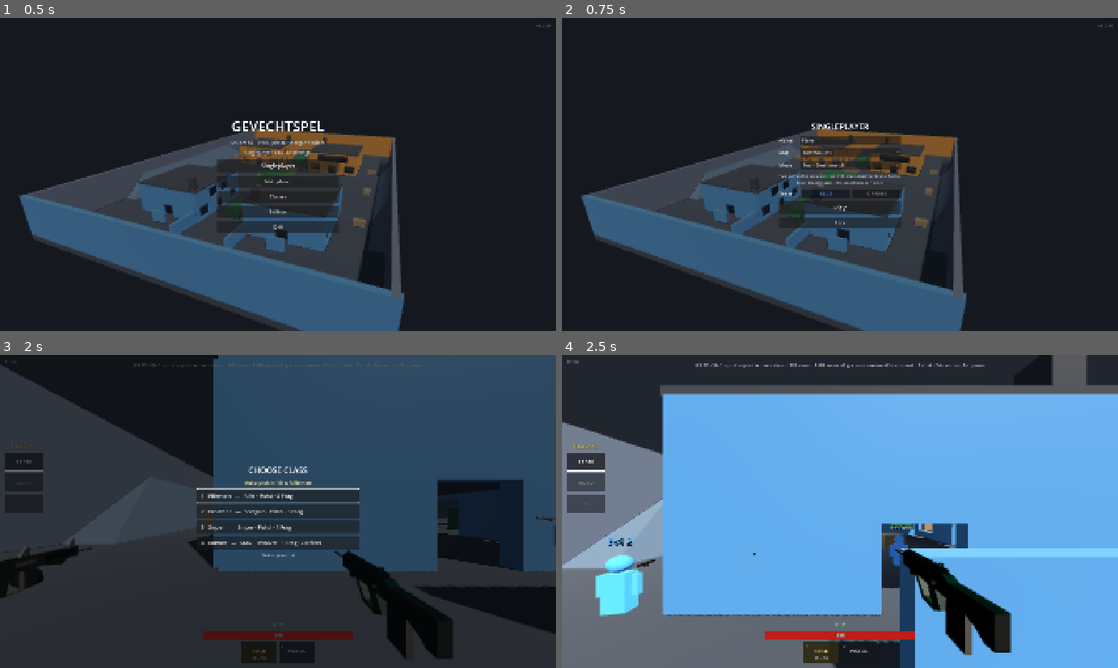
Above: before the commit, frames 1-4 (two rows, left to right).
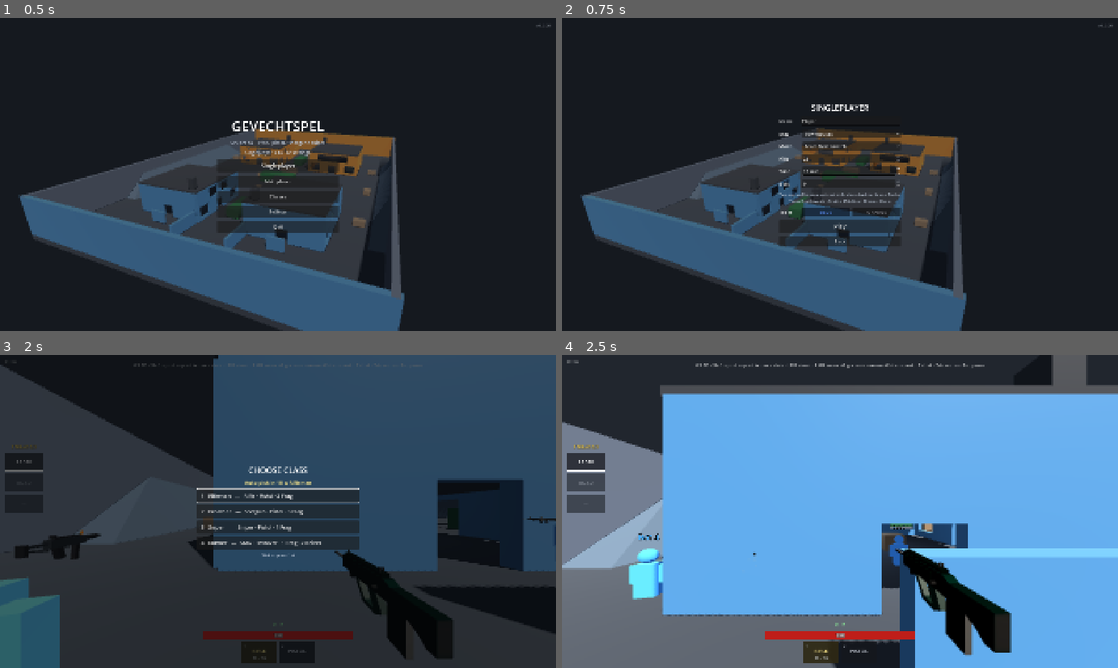
Above: after the commit, the same moments.

Repository: MezzoSplash/gevechtspel2
Game: Godot game, scene res://scenes/main.tscn
Two runs of this game, one before a commit and one after it. Both use one fixed random seed, a clock stepped at 60 frames per second and the inputs below. Sound files missing from this copy of the repository are replaced by a short silence.
Inputs (mouse positions are in pixels of both pictures, inside the frame that each line leads up to):
- Up to frame 1 (0.5 s): no input
- Up to frame 2 (0.75 s): click "Singleplayer" at 0.5 s
- Up to frame 3 (2 s): click "Play" at 1.25 s
- Up to frame 4 (2.5 s): tap Enter (use_streak) at 2 s; move the mouse to (962, 495) at 2.02 s; hold D (move_right) from 2.03 s (still down); hold T (chat) from 2.03 s (still down); click (962, 495) at 2.17 s; tap Space (jump) at 2.27 s

Frame 1 is identical in both runs. In frame 2, 3.9% of the frame differs, in the area x 38-62%, y 27-73%; in frame 3, 3.9%, in the area x 0-100%, y 51-100%; in frame 4, 2.0%.

Commit message:
Add kill limit, round time and bot count next to map/mode.
Solo and host pick 5–50 kills, 1–20 minutes and 0–16 bots; the menu remembers them. NET_VERSION 0.2.22 so joiners get the live clock and frag limit.

Diff:
--- a/scripts/hud.gd
+++ b/scripts/hud.gd
@@ -993,7 +993,7 @@
 		_standing.text = "FREE FOR ALL"
 		return
 	var lead := "  ·  leader %d" % best if place > 1 else ("  ·  leading" if mine > 0 else "")
-	_standing.text = "%s  ·  %d / %d kills%s" % [_ordinal(place), mine, Game.FFA_WIN_KILLS, lead]
+	_standing.text = "%s  ·  %d / %d kills%s" % [_ordinal(place), mine, Game.win_kills(), lead]
 	_standing.add_theme_color_override(
 		"font_color", Player.SELF_COLOR if place == 1 and mine > 0 else Color(0.92, 0.93, 0.95)
 	)
@@ -1021,9 +1021,11 @@
 
 	var ffa := Game.is_ffa()
 	var totals := Label.new()
-	totals.text = "BLUE %d    ORANGE %d" % [Game.get_team_kills(Game.TEAM_A), Game.get_team_kills(Game.TEAM_B)]
+	totals.text = "BLUE %d    ORANGE %d  ·  first to %d" % [
+		Game.get_team_kills(Game.TEAM_A), Game.get_team_kills(Game.TEAM_B), Game.win_kills()
+	]
 	if ffa:
-		totals.text = "FREE FOR ALL  ·  first to %d" % Game.FFA_WIN_KILLS
+		totals.text = "FREE FOR ALL  ·  first to %d" % Game.win_kills()
 	totals.add_theme_font_size_override("font_size", 22)
 	totals.horizontal_alignment = HORIZONTAL_ALIGNMENT_CENTER
 	scoreboard_container.add_child(totals)
--- a/scripts/main.gd
+++ b/scripts/main.gd
@@ -43,6 +43,15 @@
 	# Menu backdrop: the map you played last (or the one the server CLI asks for).
 	Game.map_id = args.map if args.map != &"" else Game.last_map
 	Game.mode = int(args.mode) if int(args.mode) >= 0 else Game.last_mode
+	if int(args.kills) >= 0:
+		Game.last_kills = clampi(int(args.kills), Game.KILLS_MIN, Game.KILLS_MAX)
+	if int(args.time_min) >= 0:
+		Game.last_time_min = clampi(int(args.time_min), Game.TIME_MIN_MINUTES, Game.TIME_MAX_MINUTES)
+	if int(args.bots) >= 0:
+		Game.last_bots = clampi(int(args.bots), 0, Game.BOT_COUNT_MAX)
+	Game.kill_limit = Game.last_kills
+	Game.round_time = float(Game.last_time_min * 60)
+	Game.bot_count = Game.last_bots
 	_load_map(Game.map_id, false)
 	if has_node("MenuCamera"):
 		$MenuCamera.current = true
@@ -210,7 +219,7 @@
 
 
 func _parse_args() -> Dictionary:
-	var out := {"server": false, "port": Game.DEFAULT_PORT, "connect": "", "name": "", "map": &"", "mode": -1}
+	var out := {"server": false, "port": Game.DEFAULT_PORT, "connect": "", "name": "", "map": &"", "mode": -1, "kills": -1, "time_min": -1, "bots": -1}
 	var args := OS.get_cmdline_user_args()
 	var i := 0
 	while i < args.size():
@@ -248,6 +257,18 @@
 					out.mode = Game.parse_mode(args[i])
 					if out.mode < 0:
 						printerr("Unknown --mode '%s'. Use tdm or ffa." % args[i])
+			"--kills":
+				i += 1
+				if i < args.size():
+					out.kills = int(args[i])
+			"--time":
+				i += 1
+				if i < args.size():
+					out.time_min = int(args[i])
+			"--bots":
+				i += 1
+				if i < args.size():
+					out.bots = int(args[i])
 		i += 1
 	return out
 
@@ -420,7 +441,10 @@
 	Game.is_dedicated = false
 	Game.player_name = Game.clean_name(menu.player_name())
 	Game.preferred_team = menu.selected_team()
-	Game.set_match_config(menu.selected_map(), menu.selected_mode())
+	Game.set_match_config(
+		menu.selected_map(), menu.selected_mode(),
+		menu.selected_kills(), float(menu.selected_time_min() * 60), menu.selected_bots()
+	)
 	_enter_play()
 	_match_state = MatchState.WARMUP
 	_state_timer = 0.0
@@ -431,6 +455,10 @@
 func _host_game() -> void:
 	Game.player_name = Game.clean_name(menu.player_name(), "Host")
 	Game.preferred_team = menu.selected_team()
+	Game.set_match_config(
+		menu.selected_map(), menu.selected_mode(),
+		menu.selected_kills(), float(menu.selected_time_min() * 60), menu.selected_bots()
+	)
 	_start_server(menu.host_port(), false, menu.selected_map(), menu.selected_mode())
 
 
@@ -447,7 +475,7 @@
 	multiplayer.multiplayer_peer = peer
 	Game.is_offline = false
 	Game.is_dedicated = dedicated
-	Game.set_match_config(map_id, mode)
+	Game.set_match_config(map_id, mode, Game.last_kills, float(Game.last_time_min * 60), Game.last_bots)
 	print("SERVER: Server started on port %d, dedicated=%s, %s on %s" % [
 		port, dedicated, Game.mode_name(), Maps.display_name(Game.map_id)
 	])
@@ -532,7 +560,7 @@
 	if id == 1:
 		return
 	# Map + mode first, so the client loads the right arena before its pawn and the bots arrive.
-	Game.sync_match_config.rpc_id(id, String(Game.map_id), Game.mode)
+	Game.sync_match_config.rpc_id(id, String(Game.map_id), Game.mode, Game.kill_limit, Game.round_time)
 	if Game.in_lobby:
 		return
 	call_deferred("_finish_peer_join", id)
@@ -646,7 +674,6 @@
 		team = int(Game.scores[id].get("team", 0))
 	Game.announce_presence(leave_name, false, team)
 	Game.clear_peer_hp(id)
-	_spawn_bot(team)
 	# Bots are not in the spawner's replication (Sync visibility off): send the new roster.
 	broadcast_pawns.call_deferred()
 
@@ -671,7 +698,7 @@
 	_add_pawn({"id": peer_id, "pos": pos, "yaw": Maps.spawn_yaw(pos, team, Game.is_ffa()), "n": n, "bot": false, "team": team})
 
 
-## Spawn the human, then trim extra bots so each team stays at TEAM_SIZE.
+## Spawn the human, then trim extra bots so the match stays at bot_count.
 func _finish_peer_join(id: int) -> void:
 	if not multiplayer.is_server():
 		return
@@ -883,6 +910,21 @@
 	return Game.TEAM_B
 
 
+func _larger_team() -> int:
+	if _team_count(Game.TEAM_A) >= _team_count(Game.TEAM_B):
+		return Game.TEAM_A
+	return Game.TEAM_B
+
+
+func _bot_pawn_count() -> int:
+	var n := 0
+	for child in players_root.get_children():
+		var p := child as Player
+		if p and p.is_bot and not p.is_queued_for_deletion():
+			n += 1
+	return n
+
+
 ## loadout = abs(id) % 6 → armory index: rifle / pistol / shotgun / sniper / smg / revolver.
 func _spawn_bot(team: int) -> void:
 	if Game.is_networked() and not multiplayer.is_server():
@@ -904,9 +946,8 @@
 func _fill_bots() -> void:
 	if Game.is_networked() and not multiplayer.is_server():
 		return
-	for team in [Game.TEAM_A, Game.TEAM_B]:
-		while _team_count(team) < Game.TEAM_SIZE:
-			_spawn_bot(team)
+	while _bot_pawn_count() < Game.bot_count:
+		_spawn_bot(_smaller_team())
 
 
 func _first_bot_on(team: int) -> Player:
@@ -917,18 +958,21 @@
 	return null
 
 
-## Drop bots until each team is at most TEAM_SIZE (after a human joins).
+## Drop extra bots after a human joins so the match stays at bot_count bots.
 func _trim_bots() -> void:
 	if Game.is_networked() and not multiplayer.is_server():
 		return
-	for team in [Game.TEAM_A, Game.TEAM_B]:
-		while _team_count(team) > Game.TEAM_SIZE:
-			var bot := _first_bot_on(team)
-			if bot == null:
-				break
-			Game.net_hp.erase(bot.peer_id)
-			Game.drop_score(bot.peer_id)
-			bot.queue_free()
+	while _bot_pawn_count() > Game.bot_count:
+		var bot := _first_bot_on(_larger_team())
+		if bot == null:
+			bot = _first_bot_on(Game.TEAM_A)
+		if bot == null:
+			bot = _first_bot_on(Game.TEAM_B)
+		if bot == null:
+			break
+		Game.net_hp.erase(bot.peer_id)
+		Game.drop_score(bot.peer_id)
+		bot.queue_free()
 
 
 func _on_local_player_ready(player: Player) -> void:
--- a/scripts/menu.gd
+++ b/scripts/menu.gd
@@ -23,8 +23,12 @@
 var class_editor: ClassEditor
 var _map_opts: Array[OptionButton] = [] # Solo + Mp (host) pickers, kept in sync
 var _mode_opts: Array[OptionButton] = []
+var _kill_boxes: Array[SpinBox] = []
+var _time_boxes: Array[SpinBox] = []
+var _bot_boxes: Array[SpinBox] = []
 var _map_blurbs: Array[Label] = []
 var _lobby_info: Label
+var _filling_match := false
 
 
 func _ready() -> void:
@@ -54,8 +58,10 @@
 	$Center/Settings/BackButton.pressed.connect(func() -> void: show_screen("home"))
 	$Center/Solo/TeamRow/BlueButton.pressed.connect(func() -> void: set_team(0))
 	$Center/Solo/TeamRow/OrangeButton.pressed.connect(func() -> void: set_team(1))
+	_filling_match = true
 	_build_match_rows($Center/Solo, $Center/Solo/TeamRow.get_index())
 	_build_match_rows($Center/Mp, $Center/Mp/HostButton.get_index())
+	_filling_match = false
 	_lobby_info = Label.new()
 	_lobby_info.name = "MatchInfo"
 	_lobby_info.horizontal_alignment = HORIZONTAL_ALIGNMENT_CENTER
@@ -83,72 +89,136 @@
 	show_screen("home")
 
 
-## Map + mode pickers (singleplayer, and host settings under Multiplayer). Built here so both
-## screens share one list (Maps.ORDER) and stay in sync.
+## Map, mode, kills, time and bots (singleplayer, and host settings under Multiplayer).
+## Built here so both screens share one list (Maps.ORDER) and stay in sync.
 func _build_match_rows(screen: VBoxContainer, at: int) -> void:
-	var map_row := HBoxContainer.new()
-	map_row.name = "MapRow"
-	var map_l := Label.new()
-	map_l.text = "Map"
-	map_l.custom_minimum_size = Vector2(70, 0)
-	map_row.add_child(map_l)
 	var map_opt := OptionButton.new()
 	map_opt.name = "MapOption"
 	map_opt.size_flags_horizontal = Control.SIZE_EXPAND_FILL
 	for id in Maps.ORDER:
 		map_opt.add_item(Maps.display_name(id))
-	map_row.add_child(map_opt)
-	var mode_row := HBoxContainer.new()
-	mode_row.name = "ModeRow"
-	var mode_l := Label.new()
-	mode_l.text = "Mode"
-	mode_l.custom_minimum_size = Vector2(70, 0)
-	mode_row.add_child(mode_l)
 	var mode_opt := OptionButton.new()
 	mode_opt.name = "ModeOption"
 	mode_opt.size_flags_horizontal = Control.SIZE_EXPAND_FILL
 	for m in Game.MODE_NAMES.size():
 		mode_opt.add_item(Game.mode_name(m))
-	mode_row.add_child(mode_opt)
+	var kill_box := _make_spin(Game.KILLS_MIN, Game.KILLS_MAX, 1, "")
+	var time_box := _make_spin(Game.TIME_MIN_MINUTES, Game.TIME_MAX_MINUTES, 1, "min")
+	var bot_box := _make_spin(0, Game.BOT_COUNT_MAX, 1, "")
 	var blurb := Label.new()
 	blurb.name = "MapBlurb"
 	blurb.add_theme_font_size_override("font_size", 14)
 	blurb.add_theme_color_override("font_color", Color(0.72, 0.76, 0.82))
 	blurb.autowrap_mode = TextServer.AUTOWRAP_WORD_SMART
 	blurb.horizontal_alignment = HORIZONTAL_ALIGNMENT_CENTER
-	screen.add_child(map_row)
-	screen.move_child(map_row, at)
-	screen.add_child(mode_row)
-	screen.move_child(mode_row, at + 1)
-	screen.add_child(blurb)
-	screen.move_child(blurb, at + 2)
+	var rows: Array = [
+		_labeled_row("MapRow", "Map", map_opt),
+		_labeled_row("ModeRow", "Mode", mode_opt),
+		_labeled_row("KillsRow", "Kills", kill_box),
+		_labeled_row("TimeRow", "Time", time_box),
+		_labeled_row("BotsRow", "Bots", bot_box),
+		blurb,
+	]
+	for i in rows.size():
+		screen.add_child(rows[i])
+		screen.move_child(rows[i], at + i)
 	_map_opts.append(map_opt)
 	_mode_opts.append(mode_opt)
+	_kill_boxes.append(kill_box)
+	_time_boxes.append(time_box)
+	_bot_boxes.append(bot_box)
 	_map_blurbs.append(blurb)
-	map_opt.item_selected.connect(func(_i: int) -> void: _on_choice_changed(map_opt, mode_opt))
-	mode_opt.item_selected.connect(func(_i: int) -> void: _on_choice_changed(map_opt, mode_opt))
-
-
-func _on_choice_changed(map_opt: OptionButton, mode_opt: OptionButton) -> void:
-	var m: StringName = Maps.ORDER[clampi(map_opt.selected, 0, Maps.ORDER.size() - 1)]
-	set_match_choice(m, mode_opt.selected)
-	Game.remember_match_choice(selected_map(), selected_mode())
+	map_opt.item_selected.connect(func(_i: int) -> void: _on_choice_changed())
+	mode_opt.item_selected.connect(func(_i: int) -> void: _on_mode_changed())
+	kill_box.value_changed.connect(func(v: float) -> void: _on_spin_changed(_kill_boxes, v))
+	time_box.value_changed.connect(func(v: float) -> void: _on_spin_changed(_time_boxes, v))
+	bot_box.value_changed.connect(func(v: float) -> void: _on_spin_changed(_bot_boxes, v))
+
+
+func _labeled_row(row_name: String, label_text: String, field: Control) -> HBoxContainer:
+	var row := HBoxContainer.new()
+	row.name = row_name
+	row.add_theme_constant_override("separation", 10)
+	var l := Label.new()
+	l.text = label_text
+	l.custom_minimum_size = Vector2(70, 0)
+	row.add_child(l)
+	row.add_child(field)
+	return row
+
+
+func _make_spin(lo: float, hi: float, step: float, suffix: String) -> SpinBox:
+	var box := SpinBox.new()
+	box.min_value = lo
+	box.max_value = hi
+	box.step = step
+	box.rounded = true
+	box.size_flags_horizontal = Control.SIZE_EXPAND_FILL
+	box.select_all_on_focus = true
+	if suffix != "":
+		box.suffix = suffix
+	return box
+
+
+func _on_mode_changed() -> void:
+	if _filling_match:
+		return
+	var mo := selected_mode()
+	var old := Game.last_mode
+	if mo != old and selected_kills() == Game.default_kills_for(old):
+		_on_spin_changed(_kill_boxes, Game.default_kills_for(mo))
+		return
+	_on_choice_changed()
+
+
+func _on_spin_changed(boxes: Array[SpinBox], v: float) -> void:
+	if _filling_match:
+		return
+	_filling_match = true
+	for b in boxes:
+		b.set_value_no_signal(v)
+	_filling_match = false
+	_on_choice_changed()
+
+
+func _on_choice_changed() -> void:
+	if _filling_match:
+		return
+	Game.remember_match_choice(selected_map(), selected_mode(), selected_kills(), selected_time_min(), selected_bots())
+	set_match_choice(selected_map(), selected_mode())
 	match_choice_changed.emit(selected_map(), selected_mode())
 
 
 func set_match_choice(map_id: StringName, mode: int) -> void:
 	var mi := maxi(Maps.ORDER.find(map_id), 0)
 	var mo := clampi(mode, Game.MODE_TDM, Game.MODE_FFA)
+	_filling_match = true
 	for o in _map_opts:
 		o.select(mi)
 	for o in _mode_opts:
 		o.select(mo)
+	for b in _kill_boxes:
+		b.set_value_no_signal(Game.last_kills)
+	for b in _time_boxes:
+		b.set_value_no_signal(Game.last_time_min)
+	for b in _bot_boxes:
+		b.set_value_no_signal(Game.last_bots)
+	_filling_match = false
+	_refresh_match_blurb(mi, mo)
+	$Center/Solo/TeamRow.visible = mo != Game.MODE_FFA
+
+
+func _refresh_match_blurb(mi: int = -1, mo: int = -1) -> void:
+	if mi < 0:
+		mi = maxi(Maps.ORDER.find(selected_map()), 0)
+	if mo < 0:
+		mo = selected_mode()
 	var info := Maps.info(Maps.ORDER[mi])
-	var rule := "first to %d kills" % (Game.FFA_WIN_KILLS if mo == Game.MODE_FFA else Game.WIN_KILLS)
+	var rule := "first to %d kills" % selected_kills()
 	for b in _map_blurbs:
-		b.text = "%s\n%s · %s or %d min" % [info.blurb, Game.mode_name(mo), rule, int(Game.ROUND_TIME / 60.0)]
-	# Solo team pick means nothing in FFA.
-	$Center/Solo/TeamRow.visible = mo != Game.MODE_FFA
+		b.text = "%s\n%s · %s or %d min · %d bots" % [
+			info.blurb, Game.mode_name(mo), rule, selected_time_min(), selected_bots()
+		]
 
 
 func selected_map() -> StringName:
@@ -163,10 +233,30 @@
 	return clampi(_mode_opts[0].selected, Game.MODE_TDM, Game.MODE_FFA)
 
 
+func selected_kills() -> int:
+	if _kill_boxes.is_empty():
+		return Game.last_kills
+	return clampi(int(_kill_boxes[0].value), Game.KILLS_MIN, Game.KILLS_MAX)
+
+
+func selected_time_min() -> int:
+	if _time_boxes.is_empty():
+		return Game.last_time_min
+	return clampi(int(_time_boxes[0].value), Game.TIME_MIN_MINUTES, Game.TIME_MAX_MINUTES)
+
+
+func selected_bots() -> int:
+	if _bot_boxes.is_empty():
+		return Game.last_bots
+	return clampi(int(_bot_boxes[0].value), 0, Game.BOT_COUNT_MAX)
+
+
 ## Lobby header: what the server runs. FFA: one player list, no team buttons.
 func set_lobby_match_info(map_id: StringName, mode: int) -> void:
 	if _lobby_info:
-		_lobby_info.text = "%s  ·  %s" % [Maps.display_name(map_id), Game.mode_name(mode)]
+		_lobby_info.text = "%s  ·  %s  ·  first to %d  ·  %d min" % [
+			Maps.display_name(map_id), Game.mode_name(mode), Game.win_kills(), int(Game.round_time / 60.0)
+		]
 	var ffa := mode == Game.MODE_FFA
 	$Center/Lobby/TeamRow.visible = not ffa
 	$Center/Lobby/Teams/OrangeCol.visible = not ffa
--- a/shared/game.gd
+++ b/shared/game.gd
@@ -22,7 +22,7 @@
 const DEFAULT_PORT := 7777
 const SHOT_MASK := 1 | 2 | 4 # world | players | leftover dummy layer
 const WIN_KILLS := 25
-const TEAM_SIZE := 5
+const TEAM_SIZE := 5 # shipped 5v5 size; live fill uses bot_count (default 9 bots + you)
 const TEAM_A := 0
 const TEAM_B := 1
 const TEAM_NAMES := ["BLUE", "ORANGE"]
@@ -32,6 +32,12 @@
 const MODE_IDS := ["tdm", "ffa"]
 const MODE_NAMES := ["Team Deathmatch", "Free For All"]
 const FFA_WIN_KILLS := 20
+const KILLS_MIN := 5
+const KILLS_MAX := 50
+const TIME_MIN_MINUTES := 1
+const TIME_MAX_MINUTES := 20
+const BOT_COUNT_DEFAULT := 9
+const BOT_COUNT_MAX := 16
 const MOUSE_SENS_MIN := 0.1
 const MOUSE_SENS_MAX := 4.0
 const ADS_SENS_MIN := 0.1
@@ -63,7 +69,7 @@
 ## Checked in the ENet auth step (main.gd). Bump with each release that changes RPCs or sync,
 ## when a new map id ships, and when map collision changes: each machine moves on its own mesh.
 ## Old clients get a clear "version mismatch" instead of a silent wrong map.
-const NET_VERSION := "0.2.21"
+const NET_VERSION := "0.2.22"
 const REGEN_SYNC := 0.25 # seconds between sync_regen batches
 ## Server-side shot checks. Lenient on purpose: LAN jitter must never eat a legit shot.
 const FIRE_RATE_SLACK := 1.15 # shot credit refills 15% faster than the gun fires
@@ -109,6 +115,12 @@
 var ads_sens := 0.45 # extra multiplier while aiming down sights / scoped
 var last_map: StringName = Maps.DEFAULT # menu's last pick (settings.cfg [match])
 var last_mode := MODE_TDM
+var last_kills := WIN_KILLS
+var last_time_min := 10
+var last_bots := BOT_COUNT_DEFAULT
+var kill_limit := WIN_KILLS # this match: TDM team total, FFA personal
+var round_time := ROUND_TIME # this match, seconds
+var bot_count := BOT_COUNT_DEFAULT # this match: how many bot pawns to keep
 ## main.gd: Callable(Player) -> Transform3D. Every respawn asks it (FFA: spot farthest from enemies).
 var spawn_picker: Callable
 ## main.gd: Callable(map_id, mode) -> void. Clients load the server's map before their pawn spawns.
@@ -204,7 +216,11 @@
 
 
 func win_kills() -> int:
-	return FFA_WIN_KILLS if is_ffa() else WIN_KILLS
+	return kill_limit
+
+
+func default_kills_for(m: int = -1) -> int:
+	return FFA_WIN_KILLS if (mode if m < 0 else m) == MODE_FFA else WIN_KILLS
 
 
 ## Hostility for damage, bots, tags, and colours. FFA: everyone but yourself.
@@ -223,17 +239,21 @@
 	return team_a != team_b
 
 
-## Server → one client (join) or everyone: which map and mode this server runs.
-@rpc("authority", "reliable")
-func sync_match_config(new_map: String, new_mode: int) -> void:
+## Server → one client (join) or everyone: which map, mode, kill limit and round length this server runs.
+@rpc("authority", "reliable")
+func sync_match_config(new_map: String, new_mode: int, kills: int = 0, time_sec: float = 0.0) -> void:
 	if multiplayer.is_server():
 		return
-	set_match_config(StringName(new_map), new_mode)
-
-
-func set_match_config(new_map: StringName, new_mode: int) -> void:
+	set_match_config(StringName(new_map), new_mode, kills, time_sec)
+
+
+func set_match_config(new_map: StringName, new_mode: int, kills: int = -1, time_sec: float = -1.0, bots: int = -1) -> void:
 	map_id = new_map if Maps.has(new_map) else Maps.DEFAULT
 	mode = clampi(new_mode, MODE_TDM, MODE_FFA)
+	kill_limit = clampi(kills if kills >= KILLS_MIN else last_kills, KILLS_MIN, KILLS_MAX)
+	round_time = time_sec if time_sec >= 60.0 else float(last_time_min * 60)
+	round_time = clampf(round_time, float(TIME_MIN_MINUTES * 60), float(TIME_MAX_MINUTES * 60))
+	bot_count = clampi(bots if bots >= 0 else last_bots, 0, BOT_COUNT_MAX)
 	if match_config_handler.is_valid():
 		match_config_handler.call(map_id, mode)
 
@@ -1507,7 +1527,7 @@
 
 @rpc("authority", "reliable")
 func sync_round_time(time_left: float) -> void:
-	_round_timer = ROUND_TIME - time_left
+	_round_timer = round_time - time_left
 	_round_active = time_left > 0.0
 
 
@@ -1527,15 +1547,15 @@
 func _check_win_team(team_id: int) -> void:
 	if not _round_active:
 		return
-	if get_team_kills(team_id) >= WIN_KILLS:
+	if get_team_kills(team_id) >= win_kills():
 		_end_round_team(team_id)
 
 
-## FFA: first player to FFA_WIN_KILLS wins the round.
+## FFA: first player to kill_limit wins the round.
 func _check_win_player(peer_id: int) -> void:
 	if not _round_active or not scores.has(peer_id):
 		return
-	if int(scores[peer_id].kills) >= FFA_WIN_KILLS:
+	if int(scores[peer_id].kills) >= win_kills():
 		_end_round_player(peer_id)
 
 
@@ -1648,14 +1668,14 @@
 	_round_timer = 0.0
 	set_round_frozen(false)
 	if is_networked() and multiplayer.is_server():
-		sync_round_time.rpc(ROUND_TIME)
+		sync_round_time.rpc(round_time)
 
 
 ## Late joiner: scores, team totals, freeze, and clock, so the HUD is right from the first frame.
 func send_match_state(peer_id: int) -> void:
 	if not is_networked() or not multiplayer.is_server():
 		return
-	sync_match_config.rpc_id(peer_id, String(map_id), mode)
+	sync_match_config.rpc_id(peer_id, String(map_id), mode, kill_limit, round_time)
 	var scores_arr := get_scores()
 	if scores_arr.size() > 0:
 		sync_all_scores.rpc_id(peer_id, scores_arr)
@@ -1725,7 +1745,7 @@
 	if not _round_active:
 		return false
 	_round_timer += delta
-	if _round_timer >= ROUND_TIME:
+	if _round_timer >= round_time:
 		if is_ffa():
 			_end_round_player(top_player())
 		else:
@@ -1776,7 +1796,7 @@
 
 
 func get_round_time_left() -> float:
-	return maxf(ROUND_TIME - _round_timer, 0.0)
+	return maxf(round_time - _round_timer, 0.0)
 
 
 ## Host already played local FX. Remote humans need a tracer/sfx on the listen-server too.
@@ -2069,6 +2089,12 @@
 		var m := StringName(str(cfg.get_value("match", "map", String(Maps.DEFAULT))))
 		last_map = m if Maps.has(m) else Maps.DEFAULT
 		last_mode = clampi(int(cfg.get_value("match", "mode", MODE_TDM)), MODE_TDM, MODE_FFA)
+		last_kills = clampi(int(cfg.get_value("match", "kills", default_kills_for(last_mode))), KILLS_MIN, KILLS_MAX)
+		last_time_min = clampi(int(cfg.get_value("match", "time_min", 10)), TIME_MIN_MINUTES, TIME_MAX_MINUTES)
+		last_bots = clampi(int(cfg.get_value("match", "bots", BOT_COUNT_DEFAULT)), 0, BOT_COUNT_MAX)
+		kill_limit = last_kills
+		round_time = float(last_time_min * 60)
+		bot_count = last_bots
 		profile_name = clean_name(str(cfg.get_value("profile", "name", profile_name)))
 		player_name = profile_name
 		window_mode = clampi(int(cfg.get_value("video", "window_mode", WINDOW_WINDOWED)), WINDOW_WINDOWED, WINDOW_FULLSCREEN)
@@ -2102,6 +2128,9 @@
 	cfg.set_value("input", "invert_y", invert_y)
 	cfg.set_value("match", "map", String(last_map))
 	cfg.set_value("match", "mode", last_mode)
+	cfg.set_value("match", "kills", last_kills)
+	cfg.set_value("match", "time_min", last_time_min)
+	cfg.set_value("match", "bots", last_bots)
 	cfg.set_value("profile", "name", profile_name)
 	cfg.set_value("video", "window_mode", window_mode)
 	cfg.set_value("video", "width", window_size.x)
@@ -2180,9 +2209,15 @@
 
 
 ## Menu choice for solo/host, remembered for next time.
-func remember_match_choice(m: StringName, md: int) -> void:
+func remember_match_choice(m: StringName, md: int, kills: int = -1, time_min: int = -1, bots: int = -1) -> void:
 	last_map = m
 	last_mode = md
+	if kills >= 0:
+		last_kills = clampi(kills, KILLS_MIN, KILLS_MAX)
+	if time_min >= 0:
+		last_time_min = clampi(time_min, TIME_MIN_MINUTES, TIME_MAX_MINUTES)
+	if bots >= 0:
+		last_bots = clampi(bots, 0, BOT_COUNT_MAX)
 	save_settings()
 
 
Not shown, changed: README.md
Not shown, changed: run-server.sh
